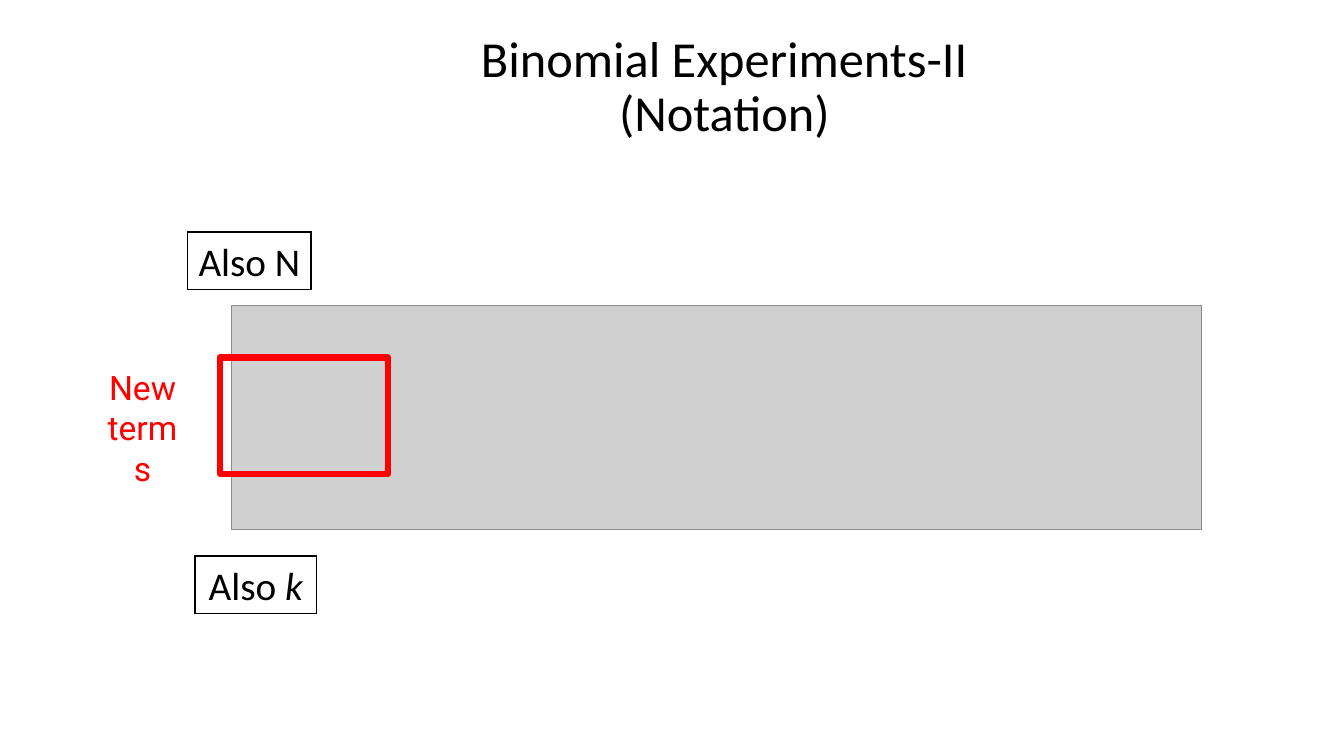
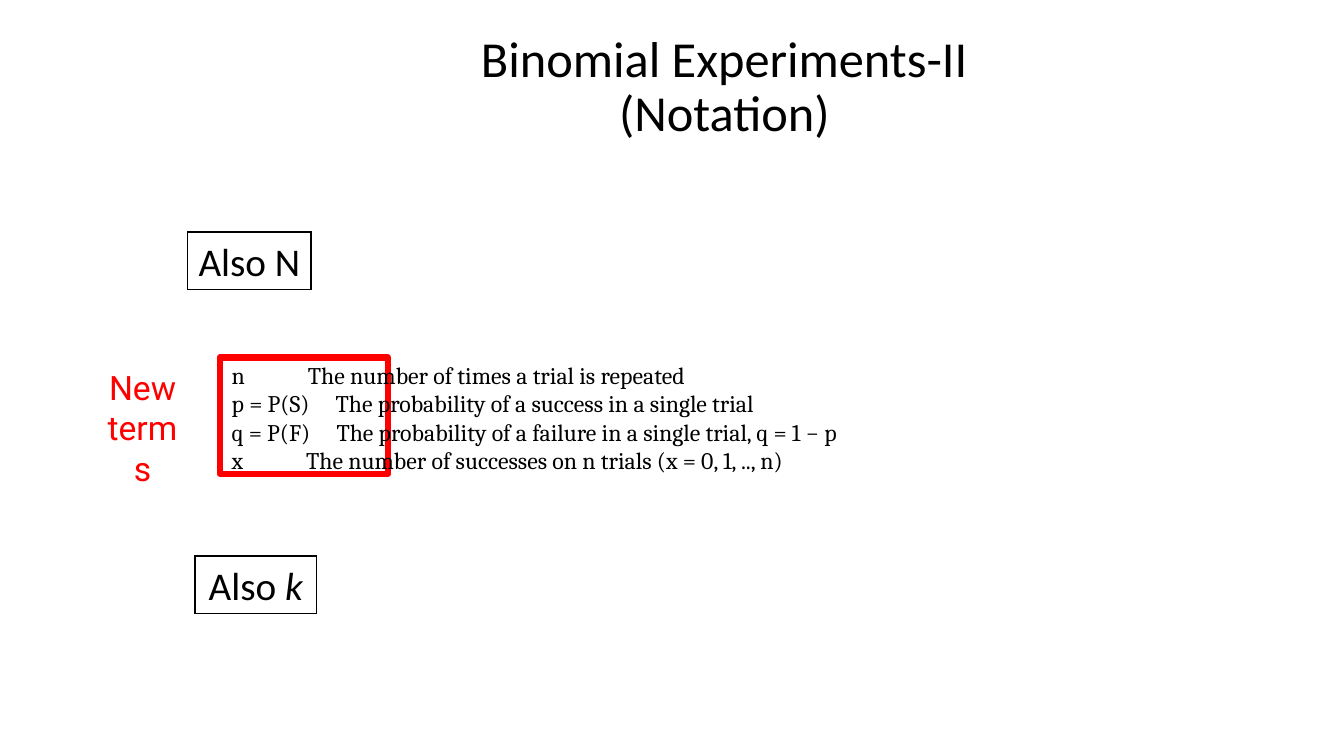
Before and after one commit to taaltree/FW536, a slide deck: slide 4 of Day1_Probability/FW536_Day1_Afternoon Distributions I_nosoln_accessible.pptx. Drawn at 1344x756 pixels with LibreOffice and Linux fonts; fonts in the diff are those of the drawing; grey boxes stand for pictures. Boxes give left, top, right and bottom in pixels: in the first picture for what was removed or moved away, otherwise in the second. Text is boxed around its words. In the diff, an @@ line names an element or a change of style, - is before the commit and + after.

```diff
--- a/Day1_Probability/FW536_Day1_Afternoon Distributions I_nosoln_accessible.pptx
+++ b/Day1_Probability/FW536_Day1_Afternoon Distributions I_nosoln_accessible.pptx
@@ picture removed at (x1=232, y1=306, x2=1203, y2=529) @@
@@ text added at (x1=232, y1=362, x2=836, y2=475), 17 pt, text #000000 @@
+n The number of times a trial is repeated
+p = P(S) The probability of a success in a single trial
+q = P(F) The probability of a failure in a single trial, q = 1 − p
+x The number of successes on n trials (x = 0, 1, .., n)
```
Also in this commit, not shown: 7 other slides changed.
